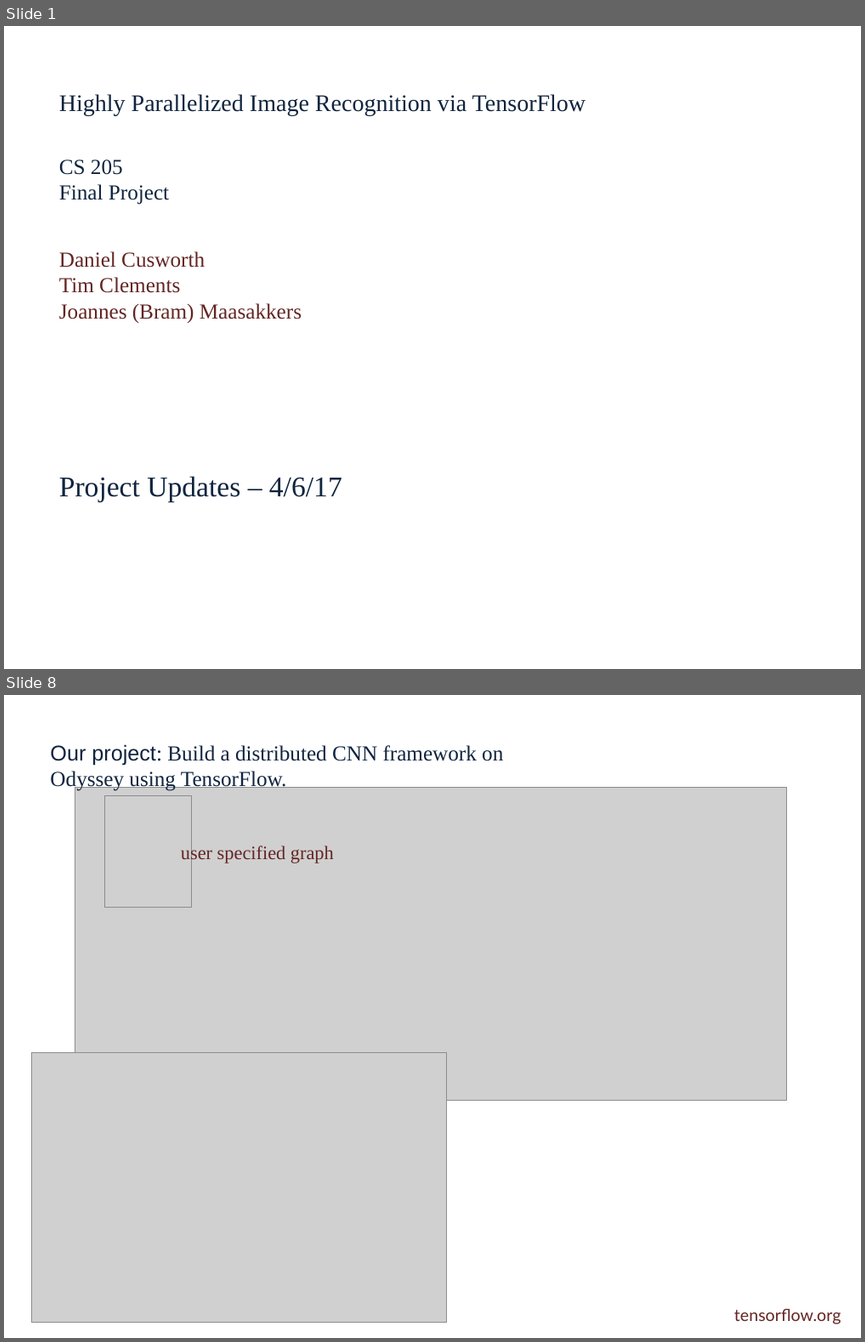
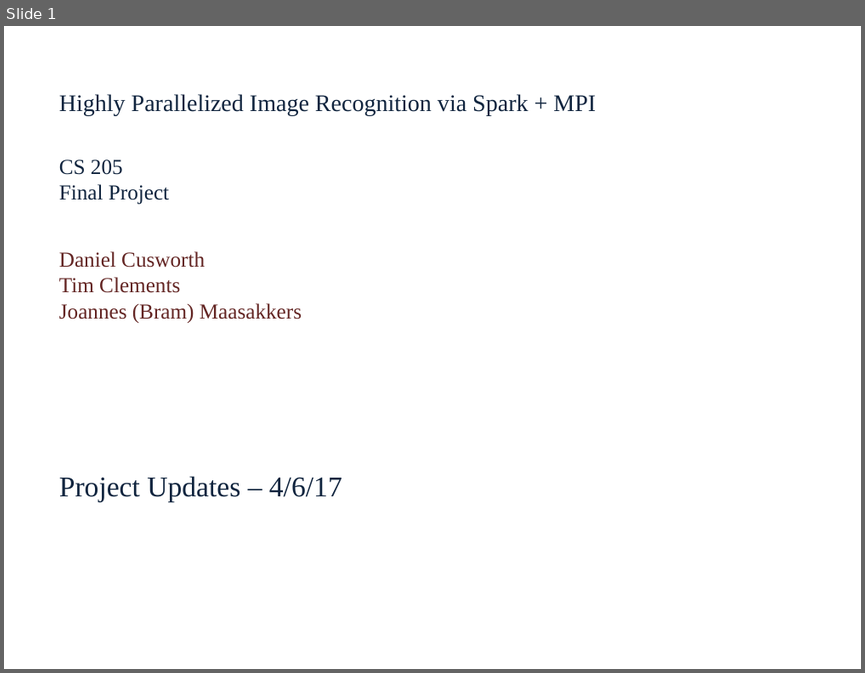
Before and after one commit to dcusworth/image_spark_mpi, a slide deck: benchmarks/Update_Rafa_1.pptx. Shown one above the other, each under a label of ours: slides 1 and 8 before the commit, slide 1 after it; the slides between them are not shown. The pictures are 865x1342 and 865x673 pixels, drawn with LibreOffice and Linux fonts; fonts in the diff are those of the drawing; grey boxes stand for pictures. Boxes give left, top, right and bottom in pixels: in the first picture for what was removed or moved away, otherwise in the second. Text is boxed around its words. In the diff, an @@ line names an element or a change of style, - is before the commit and + after.

```diff
--- a/benchmarks/Update_Rafa_1.pptx
+++ b/benchmarks/Update_Rafa_1.pptx
@@ slide 8 removed at box(4, 695, 861, 1338), background #FFFFFF @@
@@ text removed at box(50, 744, 503, 791) @@
-Our project: Build a distributed CNN framework on Odyssey using TensorFlow.
@@ picture removed at box(75, 788, 786, 1100) @@
@@ picture removed at box(105, 795, 192, 907) @@
@@ text removed at box(181, 845, 334, 864) @@
-user specified graph
@@ picture removed at box(31, 1053, 446, 1322) @@
@@ text removed at box(734, 1308, 841, 1324) @@
-tensorflow.org
@@ slide 1 changed as well @@
@@ text at box(59, 94, 596, 115): text changed @@
-Highly Parallelized Image Recognition via TensorFlow
+Highly Parallelized Image Recognition via Spark + MPI
```
Also in this commit, not shown: 4 slides added, 7 other slides removed, 1 other file.
